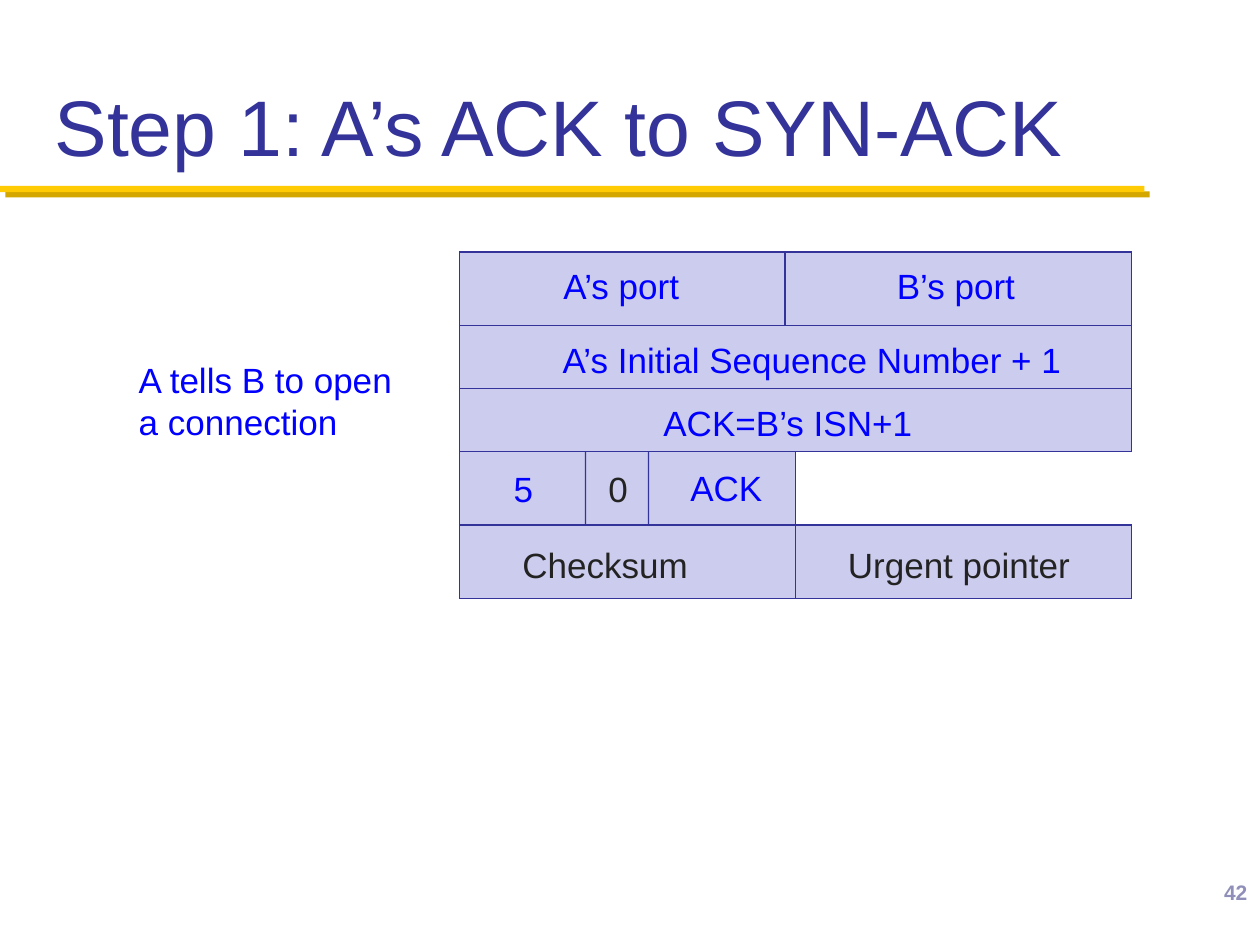
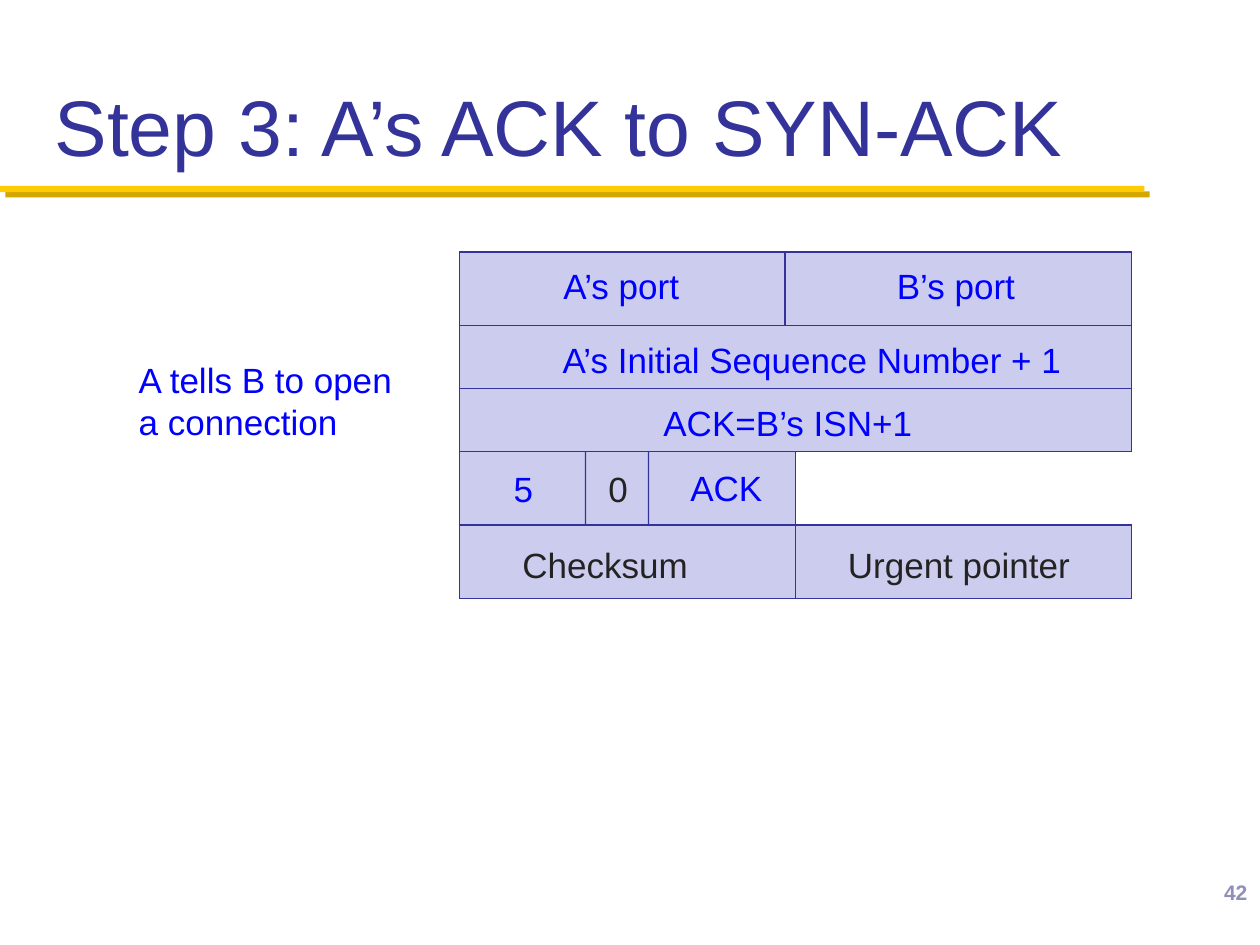
Before and after one commit to henryhxu/CSCI4430-ESTR4120, a slide deck: slide 42 of lec/lec7.pptx. Drawn at 1260x945 pixels with LibreOffice and Linux fonts; fonts in the diff are those of the drawing; background and template pictures are left out. Boxes give left, top, right and bottom in pixels: in the first picture for what was removed or moved away, otherwise in the second. Text is boxed around its words. In the diff, an @@ line names an element or a change of style, - is before the commit and + after.

```diff
--- a/lec/lec7.pptx
+++ b/lec/lec7.pptx
@@ title at box(55, 101, 1062, 171): text changed @@
-Step 1: A’s ACK to SYN-ACK
+Step 3: A’s ACK to SYN-ACK
```
Also in this commit, not shown: 6 other slides changed, 1 other file.
